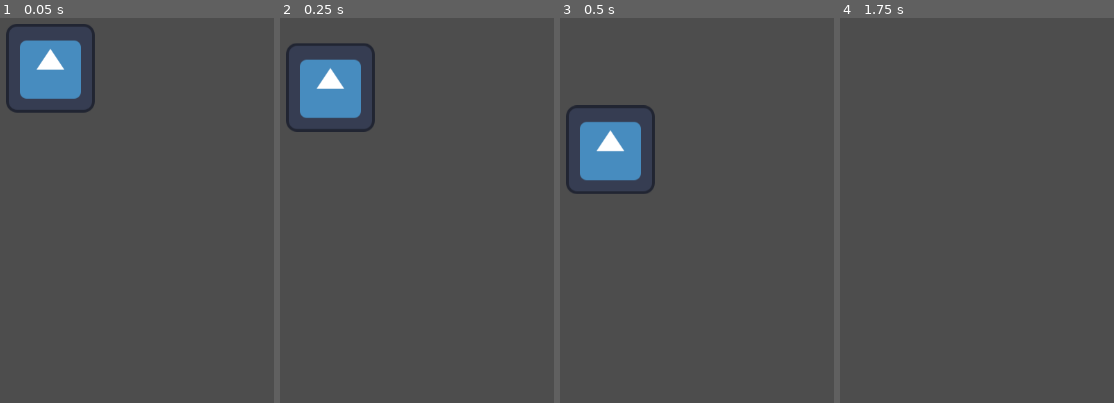
Above: before the commit, frames 1-4 (left to right).
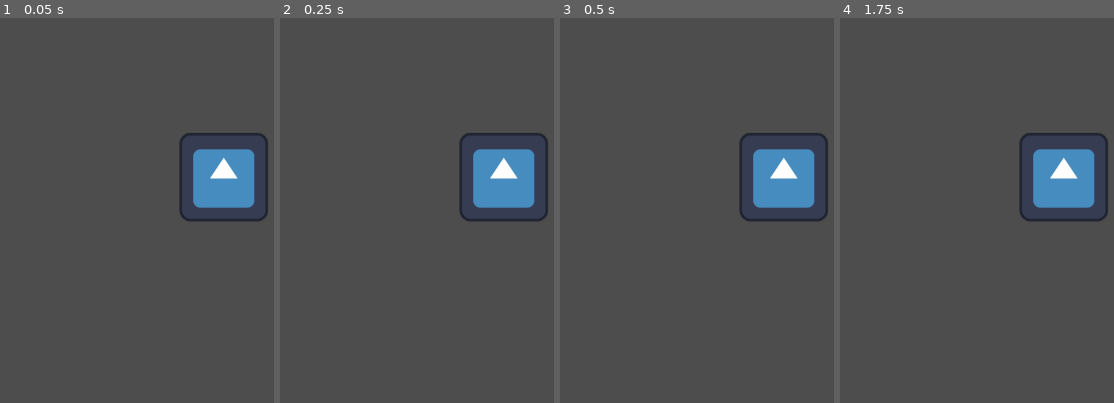
Above: after the commit, the same moments.

Repository: RyanSun1112/fighting-game-code-club
Game: Godot game, scene res://node_2d.tscn
Same seed, same stepped clock (60 frames per second), same inputs: the game is played once before the commit and once after it. The engine's default icon, where the game draws it, is replaced by a stand-in: a white triangle on a blue panel in a dark square.
Inputs:
- Up to frame 1 (0.05 s): no input
- Up to frame 2 (0.25 s): no input
- Up to frame 3 (0.5 s): no input
- Up to frame 4 (1.75 s): tap Enter (ui_accept) at 0.5, 0.77, 1.52 s; hold Right (ui_right) from 0.53 s (still down)

The runs differ from the first frame. In frame 1, 8.8% of the frame differs, in the area x 2-98%, y 1-53%; in frame 2, 8.8%; in frame 3, 8.8%, in the area x 2-98%, y 22-53%; in frame 4, 4.4%.

Commit message:
Update node_2d.tscn

Diff:
--- a/node_2d.tscn
+++ b/node_2d.tscn
@@ -13,6 +13,11 @@
 [node name="CollisionShape2D" type="CollisionShape2D" parent="CharacterBody2D"]
 shape = SubResource("CircleShape2D_ert17")
 
+[node name="Camera2D" type="Camera2D" parent="CharacterBody2D/CollisionShape2D"]
+position = Vector2(326, 166)
+
 [node name="Icon" type="Sprite2D" parent="CharacterBody2D"]
 position = Vector2(325, 164)
 texture = ExtResource("2_88fa8")
+
+[node name="Sprite2D" type="Sprite2D" parent="."]
